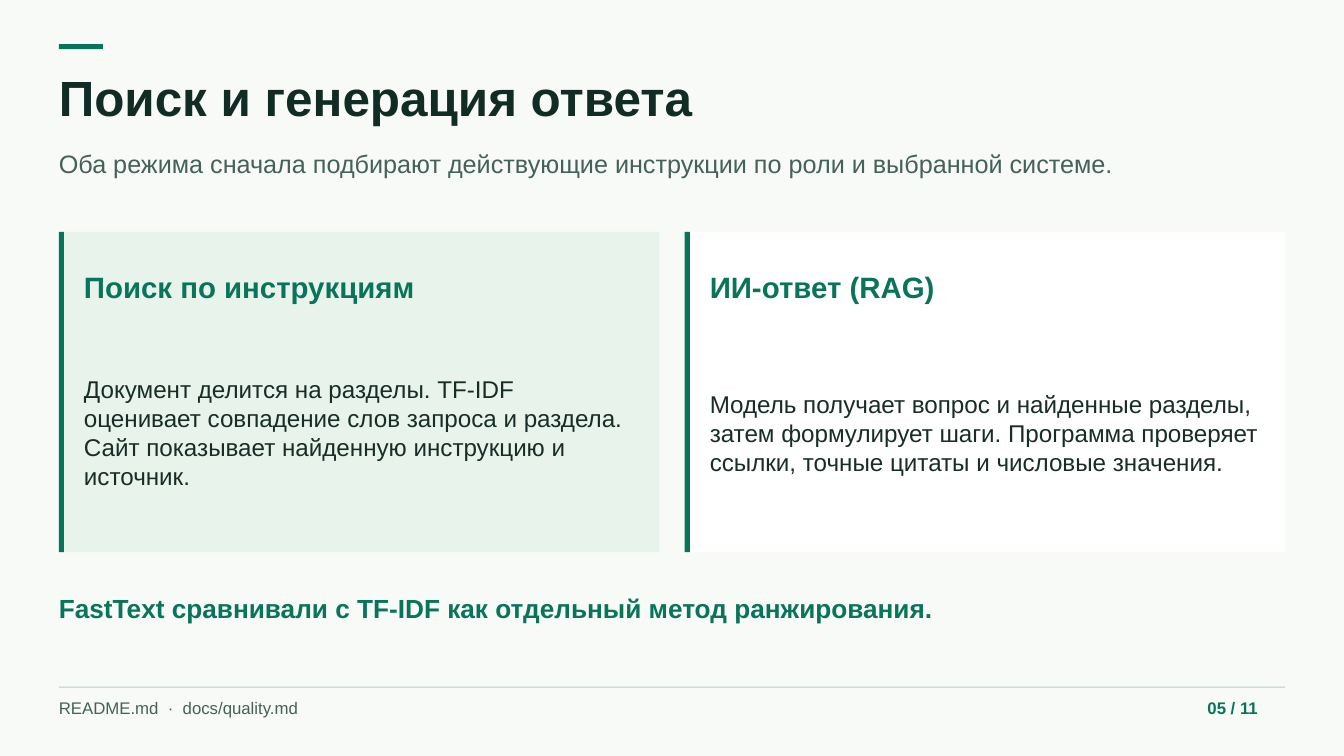
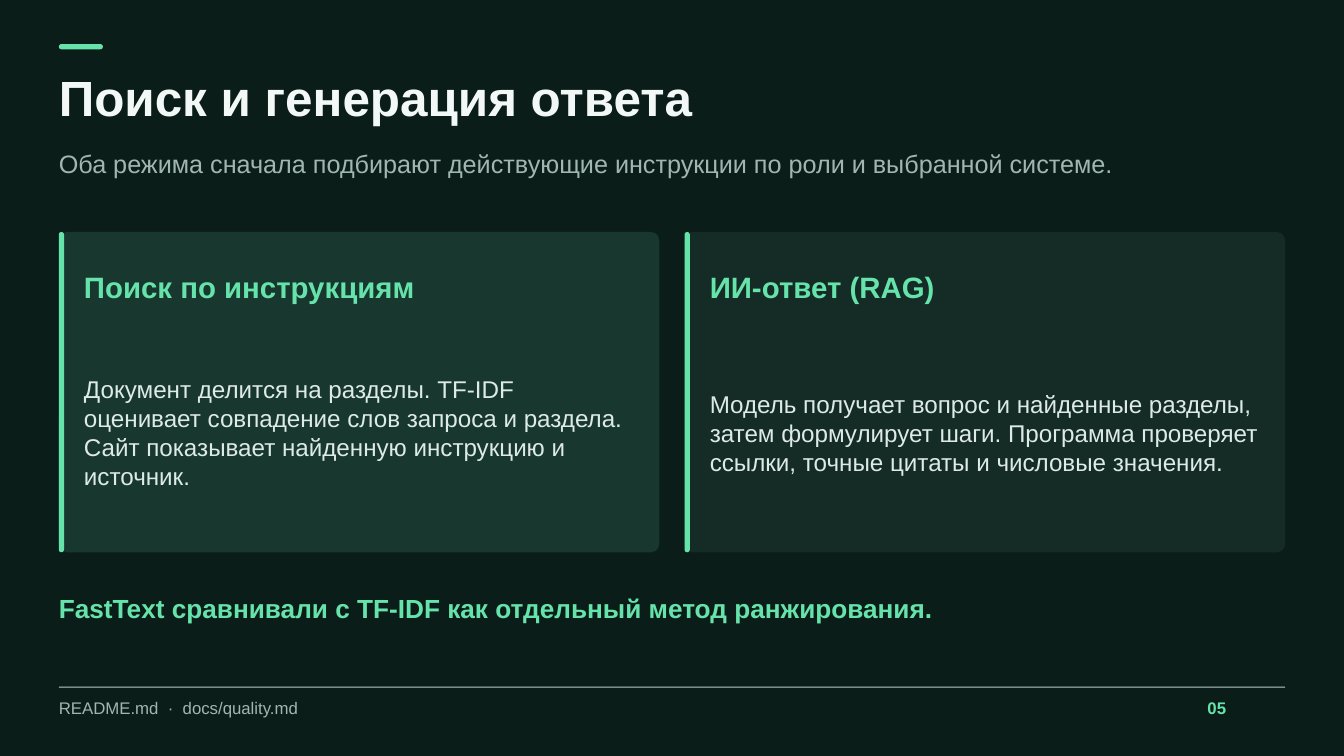
Before and after one commit to Flameek/sber-assistent, a slide deck: slide 5 of docs/Sber-Assistant.pptx. Drawn at 1344x756 pixels with LibreOffice and Linux fonts; fonts in the diff are those of the drawing. Boxes give left, top, right and bottom in pixels: in the first picture for what was removed or moved away, otherwise in the second. Text is boxed around its words. In the diff, an @@ line names an element or a change of style, - is before the commit and + after.

```diff
--- a/docs/Sber-Assistant.pptx
+++ b/docs/Sber-Assistant.pptx
@@ background #F7FAF7 to #0B1D18 @@
@@ text "Поиск и генерация ответа" at bbox=[59, 82, 692, 126]: text colour #112B25 to #F2F8F6 @@
@@ text "Оба режима сначала подбирают действующие ..." at bbox=[59, 154, 1113, 178]: text colour #45615A to #A0B7AF @@
@@ rounded rectangle at bbox=[58, 232, 659, 553]: rectangle to rounded rectangle; fill #E8F3EB to #18382F @@
@@ rectangle to rounded rectangle; fill #08745A to #66E3AB in 3 elements at bbox=[58, 44, 103, 49], bbox=[58, 232, 64, 553], bbox=[685, 232, 690, 553] @@
@@ rounded rectangle at bbox=[685, 232, 1286, 553]: rectangle to rounded rectangle; fill #FFFFFF to #142C25 @@
@@ text "Документ делится на разделы. TF-IDF ..." at bbox=[84, 381, 622, 485]: text colour #182D28 to #DDEAE6 @@
@@ text "Модель получает вопрос и найденные ..." at bbox=[710, 395, 1257, 476]: text colour #182D28 to #DDEAE6 @@
@@ text colour #08745A to #66E3AB in 3 elements at bbox=[84, 278, 414, 304], bbox=[710, 276, 935, 304], bbox=[59, 598, 932, 624] @@
@@ rounded rectangle at bbox=[58, 687, 1286, 688]: rectangle to rounded rectangle @@
@@ text "README.md · docs/quality.md" at bbox=[59, 702, 298, 718]: text colour #45615A to #A0B7AF @@
@@ text at bbox=[1207, 702, 1226, 714]: text changed; text colour #08745A to #66E3AB @@
-05 / 11
+05
```
Also in this commit, not shown: 9 other slides changed, 4 slides added, 1 slide removed.
